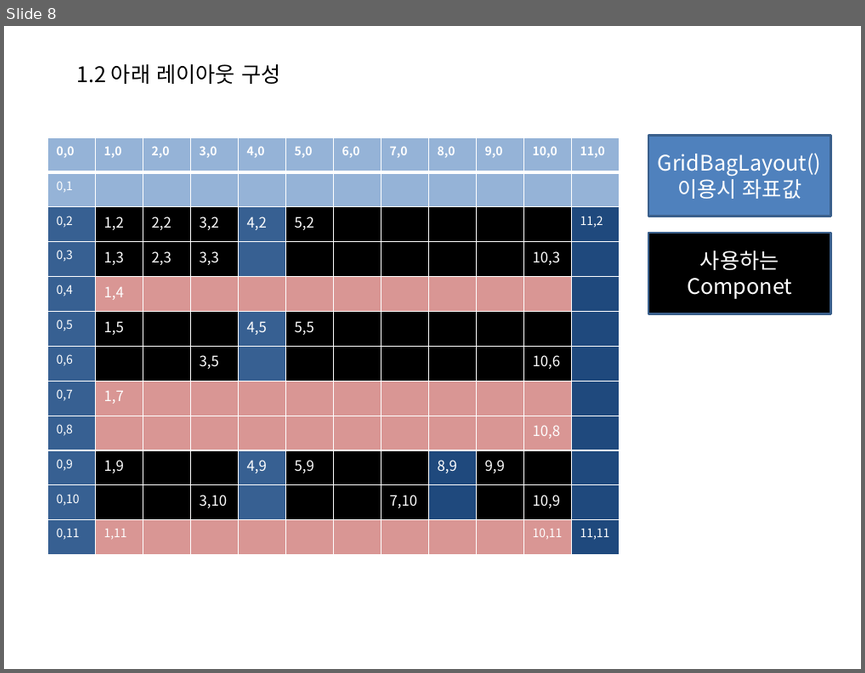
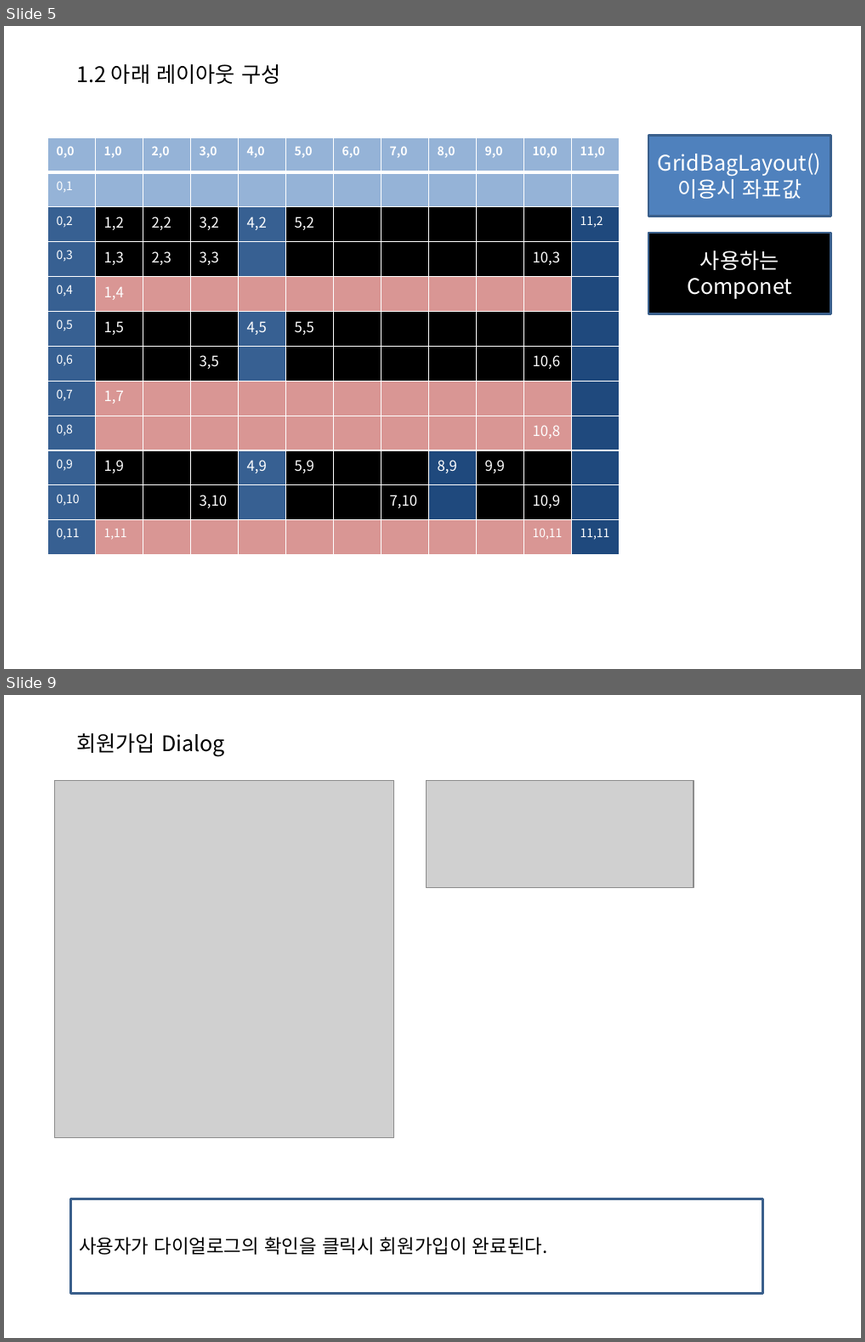
Before and after one commit to S-Onix/BankSystemProject, a slide deck: BankSystem/documentation/banksystem.pptx. Shown one above the other, each under a label of ours: slide 8 before the commit, slides 5 and 9 after it; the slides between them are not shown. The pictures are 865x673 and 865x1342 pixels, drawn with LibreOffice and Linux fonts; fonts in the diff are those of the drawing; grey boxes stand for pictures. Boxes give left, top, right and bottom in pixels: in the first picture for what was removed or moved away, otherwise in the second. Text is boxed around its words. In the diff, an @@ line names an element or a change of style, - is before the commit and + after.

```diff
--- a/BankSystem/documentation/banksystem.pptx
+++ b/BankSystem/documentation/banksystem.pptx
@@ slide 9 added at bbox=[4, 695, 861, 1338], background #FFFFFF @@
@@ text added at bbox=[76, 733, 225, 757], 18 pt, text #000000 @@
+회원가입 Dialog
@@ picture added at bbox=[54, 780, 394, 1137] @@
@@ picture added at bbox=[426, 780, 692, 887] @@
@@ rectangle added at bbox=[71, 1199, 763, 1293], fill #FFFFFF, outline #3A5F8C 2 pt, 16 pt, text #000000 @@
+사용자가 다이얼로그의 확인을 클릭시 회원가입이 완료된다.
@@ what was slide 8 is now slide 5 @@
```
Also in this commit, not shown: 3 slides changed, 22 other slides added, 9 slides removed, 8 other files.
